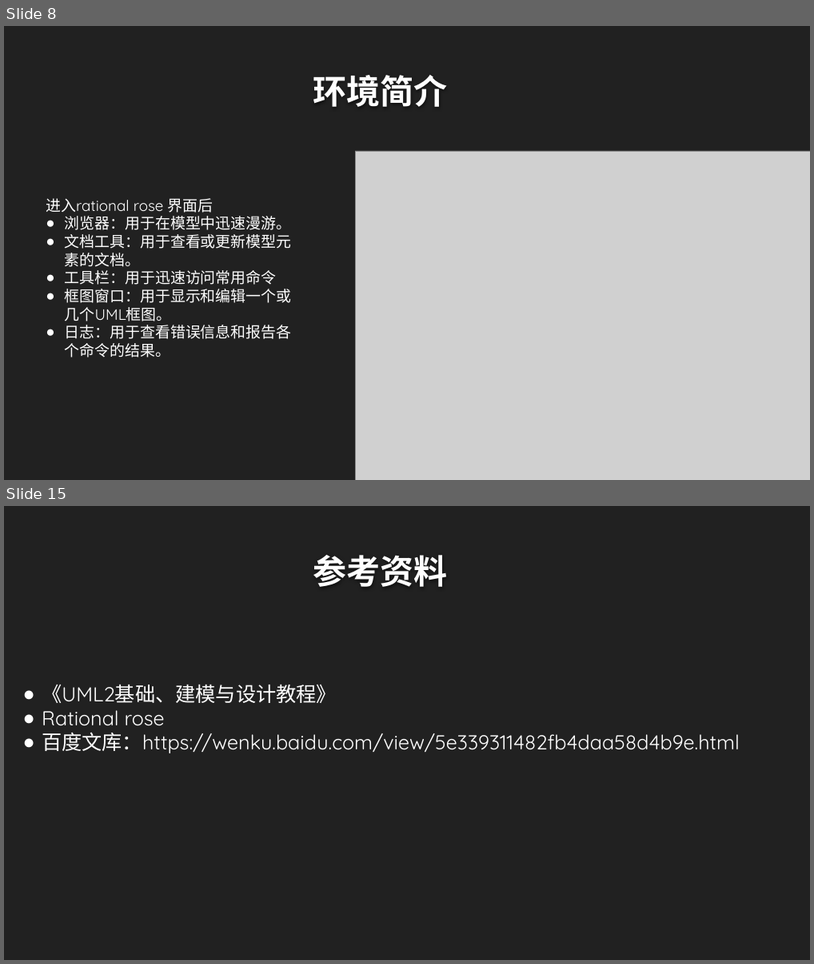
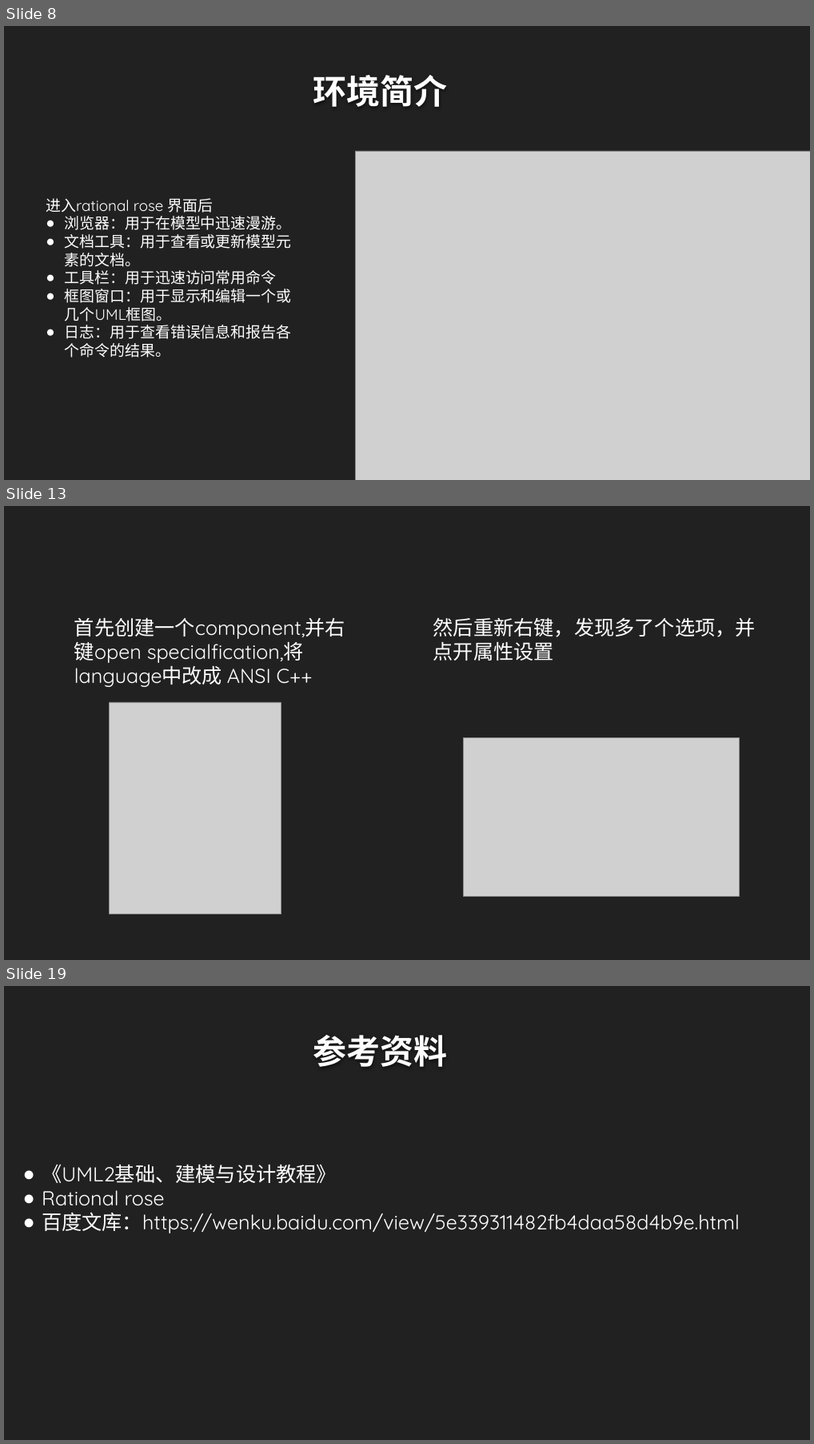
Before and after one commit to twn422/PRD2017, a slide deck: PRD-2017-G24/STW/非受控文件/翻转课堂作业/UML工具：Rational Rose/UML工具：Rational Rose.pptx. Shown one above the other, each under a label of ours: slides 8 and 15 before the commit, slides 8, 13 and 19 after it; the slides between them are not shown. The pictures are 814x964 and 814x1444 pixels, drawn with LibreOffice and Linux fonts; fonts in the diff are those of the drawing; grey boxes stand for pictures; background and template pictures are left out. Boxes give left, top, right and bottom in pixels: in the first picture for what was removed or moved away, otherwise in the second. Text is boxed around its words. In the diff, an @@ line names an element or a change of style, - is before the commit and + after.

```diff
--- a/PRD-2017-G24/STW/非受控文件/翻转课堂作业/UML工具：Rational Rose/UML工具：Rational Rose.pptx
+++ b/PRD-2017-G24/STW/非受控文件/翻转课堂作业/UML工具：Rational Rose/UML工具：Rational Rose.pptx
@@ slide 13 added at [4, 506, 810, 960], background #212121 @@
@@ text added at [74, 618, 346, 687], 24 pt, text #FFFFFF @@
+首先创建一个component,并右键open specialfication,将language中改成 ANSI C++
@@ text added at [434, 618, 756, 660], 24 pt, text #FFFFFF @@
+然后重新右键，发现多了个选项，并点开属性设置
@@ picture added at [110, 702, 281, 914] @@
@@ picture added at [464, 738, 740, 896] @@
@@ what was slide 15 is now slide 19 @@
```
Also in this commit, not shown: 10 slides changed, 3 other slides added, 1 other file.
